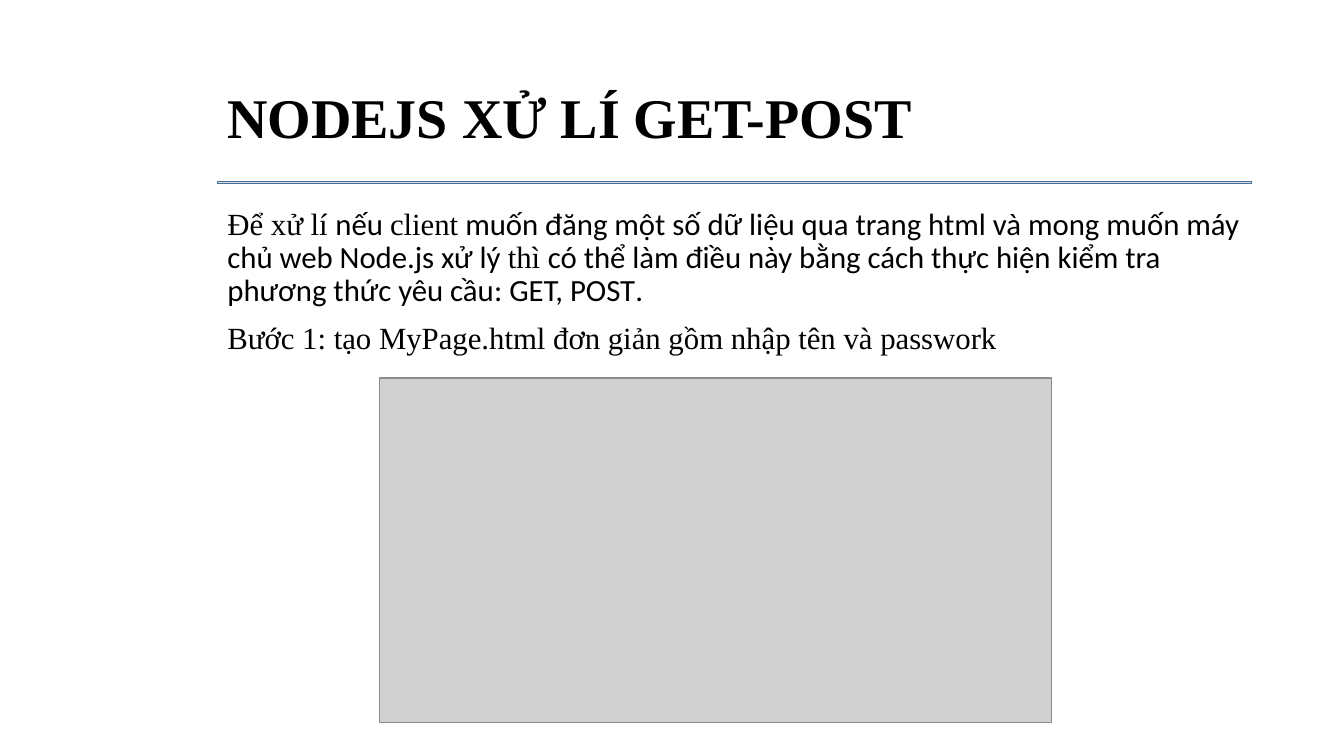
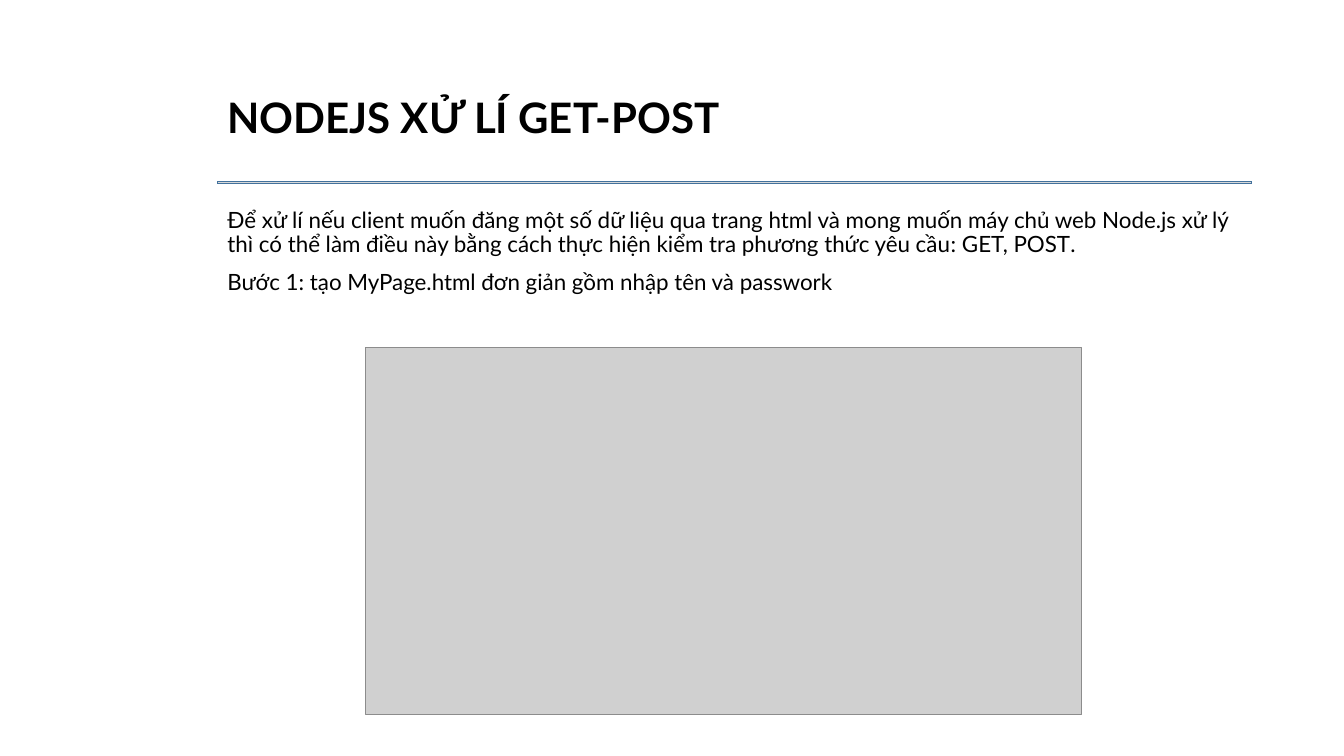
Before and after one commit to daotuyen9244/Indruino-Iot-Project, a slide deck: slide 15 of FW/Thanh/nodejs/nodejs.pptx. Drawn at 1344x756 pixels with LibreOffice and Linux fonts; fonts in the diff are those of the drawing; grey boxes stand for pictures; background and template pictures are left out. Boxes give left, top, right and bottom in pixels: in the first picture for what was removed or moved away, otherwise in the second. Text is boxed around its words. In the diff, an @@ line names an element or a change of style, - is before the commit and + after.

```diff
--- a/FW/Thanh/nodejs/nodejs.pptx
+++ b/FW/Thanh/nodejs/nodejs.pptx
@@ title "NODEJS XỬ LÍ GET-POST" at box(227, 97, 719, 134): size 40 to 30 pt, font Times New Roman to Lato @@
@@ text "Để xử lí nếu client ..." at box(227, 209, 1229, 294): size 22 to 16 pt; font Times New Roman to Lato in "Để xử lí client thì", "Bước 1: tạo MyPage.html đơn giản gồm ..."; font Calibri to Lato in "nếu muốn đăng một số dữ liệu ..." @@
@@ picture: place and size @@
-picture at box(380, 378, 1053, 723)
+picture at box(366, 348, 1082, 715)
```
Also in this commit, not shown: 17 other slides changed, 5 other files.
